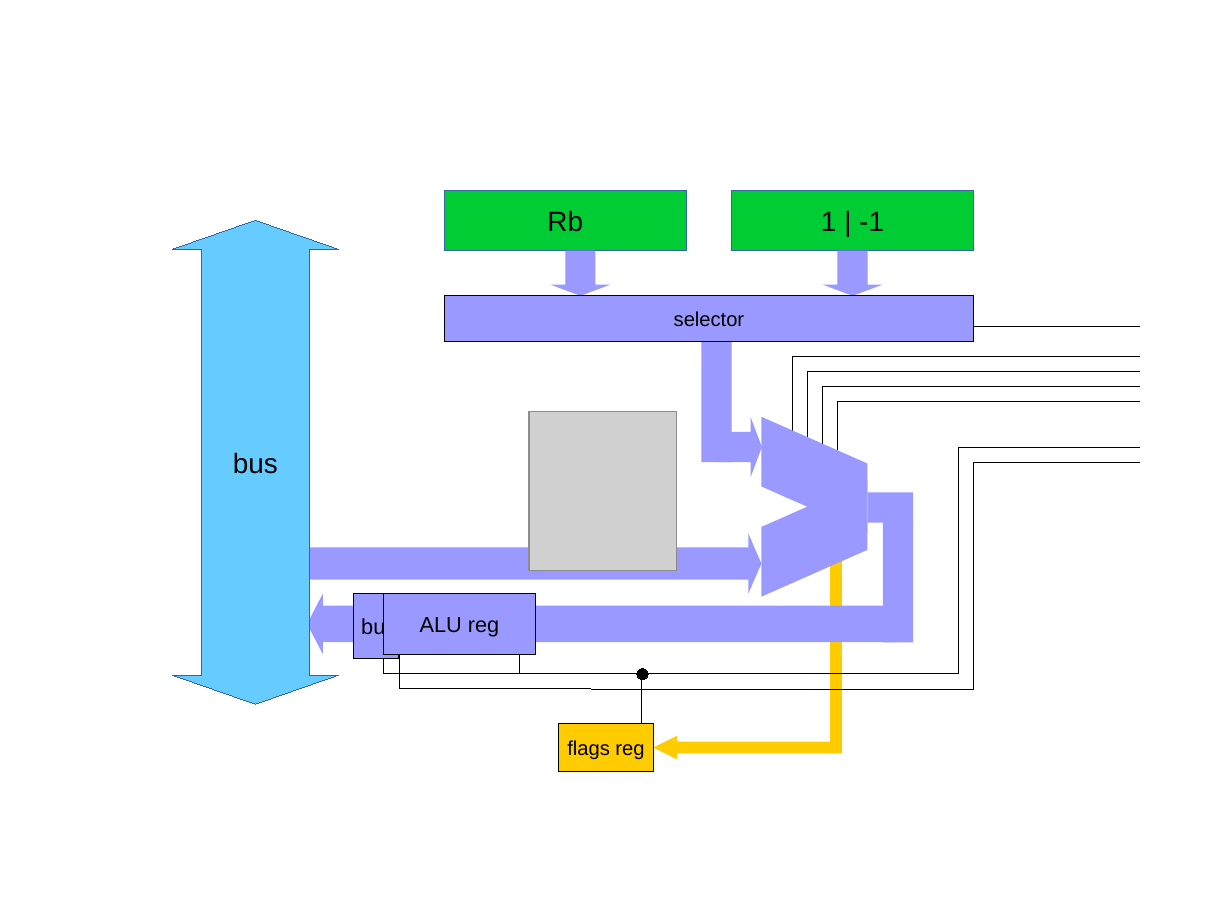
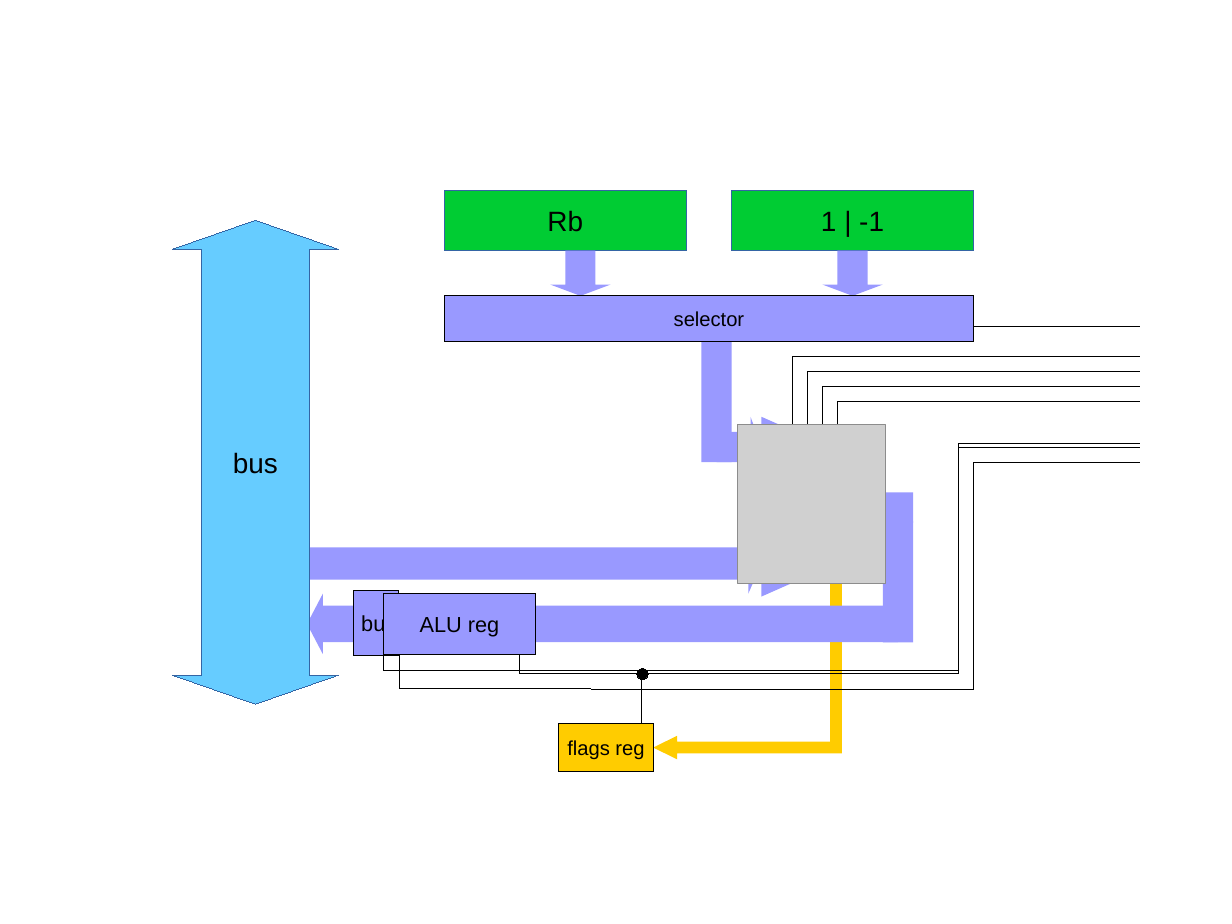
Before and after one commit to jamesbates/jcpu, a slide deck: slide 3 of ALU.odp. Drawn at 1232x924 pixels with LibreOffice and Linux fonts; fonts in the diff are those of the drawing; grey boxes stand for pictures. Boxes give left, top, right and bottom in pixels: in the first picture for what was removed or moved away, otherwise in the second. Text is boxed around its words. In the diff, an @@ line names an element or a change of style, - is before the commit and + after.

```diff
--- a/ALU.odp
+++ b/ALU.odp
@@ picture: place and size @@
-picture at [529,411,676,570]
+picture at [738,425,885,584]
@@ line added from (959, 444) to (1140, 444), #000000 0 pt @@
@@ 2 lines, 1 rectangle: place and size @@
-2 lines, 1 rectangle at [353,594,959,674]
+2 lines, 1 rectangle at [353,590,959,671]
```
Also in this commit, not shown: 2 other slides changed, 4 other files.
